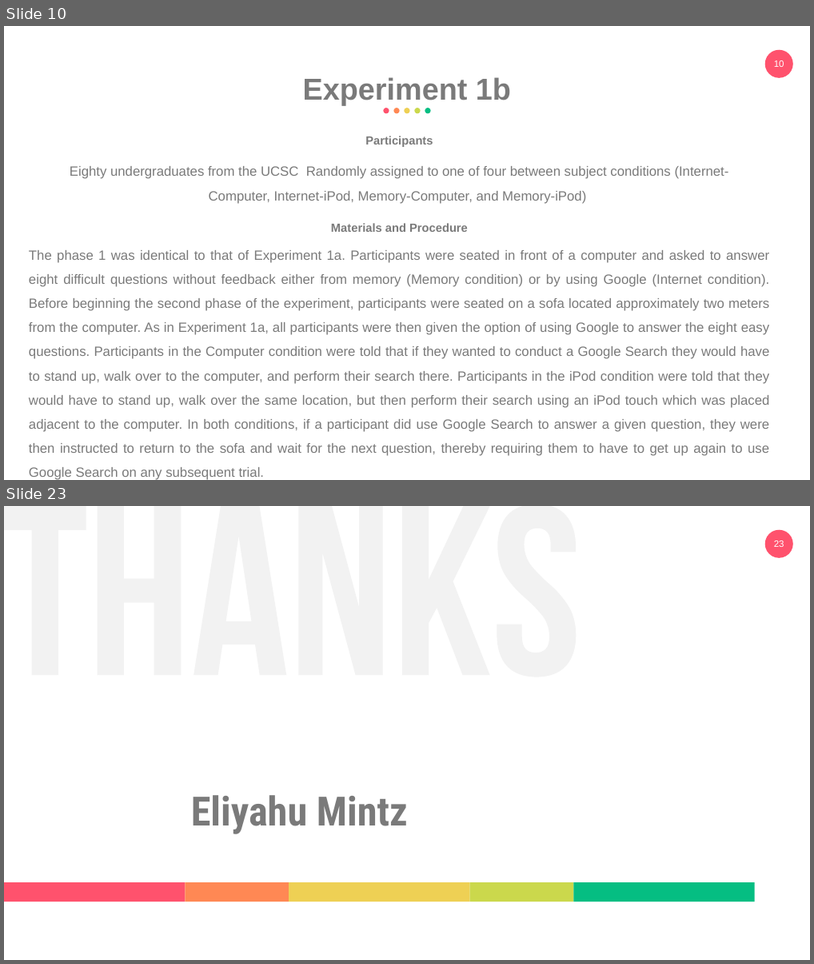
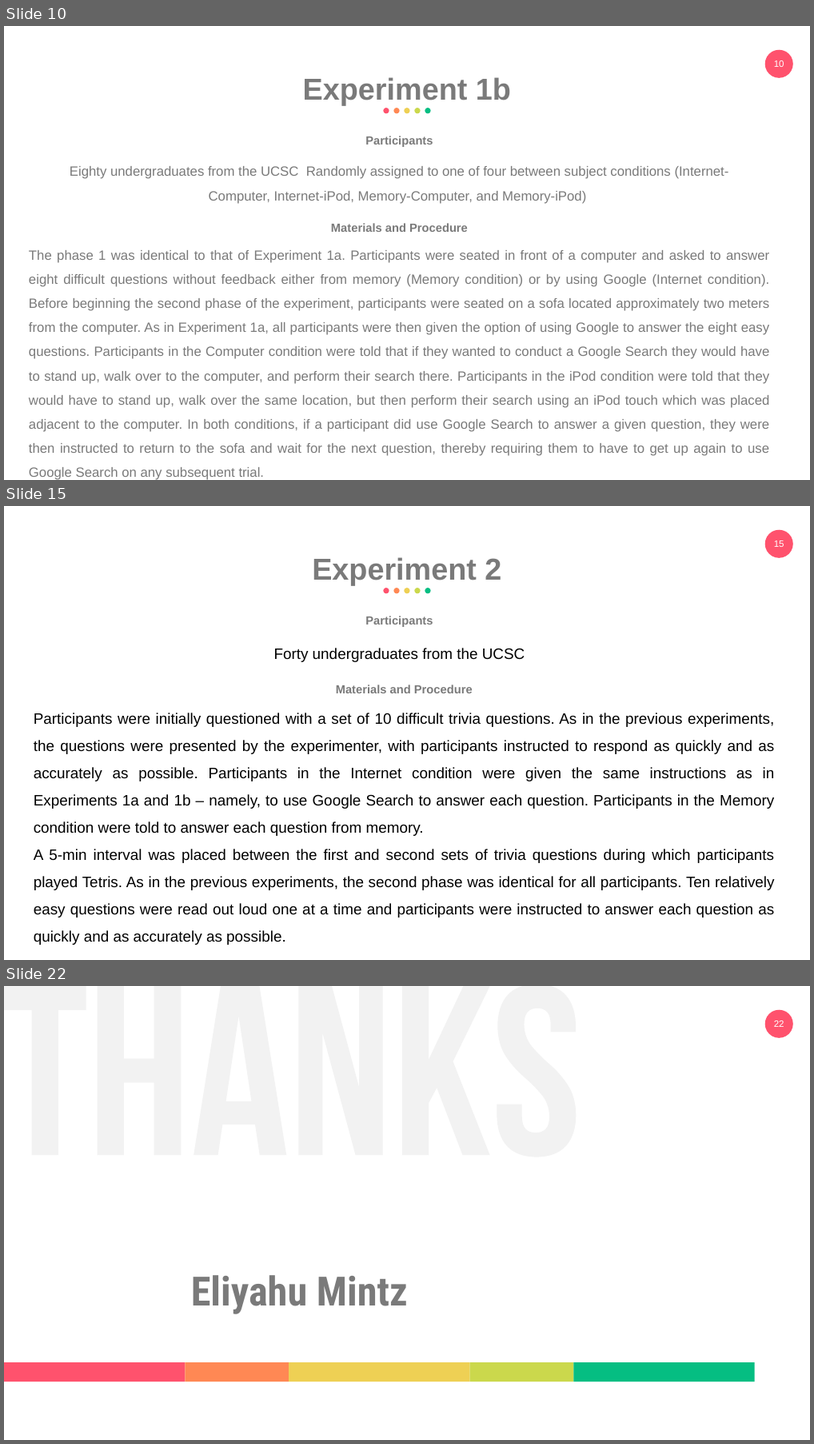
Before and after one commit to eemintz/ResearchML, a slide deck: PresentationEliyahuMintz.pptx. Shown one above the other, each under a label of ours: slides 10 and 23 before the commit, slides 10, 15 and 22 after it; the slides between them are not shown. The pictures are 814x964 and 814x1444 pixels, drawn with LibreOffice and Linux fonts; fonts in the diff are those of the drawing. Boxes give left, top, right and bottom in pixels: in the first picture for what was removed or moved away, otherwise in the second. Text is boxed around its words. In the diff, an @@ line names an element or a change of style, - is before the commit and + after.

```diff
--- a/PresentationEliyahuMintz.pptx
+++ b/PresentationEliyahuMintz.pptx
@@ slide 15 added at [4,506,810,960], background #FFFFFF; not listed: 2 template elements that a slide beside it also shows @@
@@ text added at [312,557,502,585], 36 pt, text #7A7A7A, bold @@
+Experiment 2
@@ group added at [384,588,431,594]: 5 ellipses @@
@@ text added at [366,616,433,627], 14 pt, text #7A7A7A, bold @@
+Participants
@@ text added at [274,648,526,662], 18 pt, text #000000 @@
+Forty undergraduates from the UCSC
@@ text added at [336,684,473,693], 14 pt, text #7A7A7A, bold @@
+Materials and Procedure
@@ text added at [34,712,775,944], 18 pt, text #000000 @@
+Participants were initially questioned with a set of 10 difficult trivia questions. As in the previous experiments, the questions were presented by the experimenter, with participants instructed to respond as quickly and as accurately as possible. Participants in the Internet condition were given the same instructions as in Experiments 1a and 1b – namely, to use Google Search to answer each question. Participants in the Memory condition were told to answer each question from memory.
+A 5-min interval was placed between the first and second sets of trivia questions during which participants played Tetris. As in the previous experiments, the second phase was identical for all participants. Ten relatively easy questions were read out loud one at a time and participants were instructed to answer each question as quickly and as accurately as possible.
@@ what was slide 23 is now slide 22 @@
```
Also in this commit, not shown: 10 slides changed, 6 other slides added, 8 slides removed.
